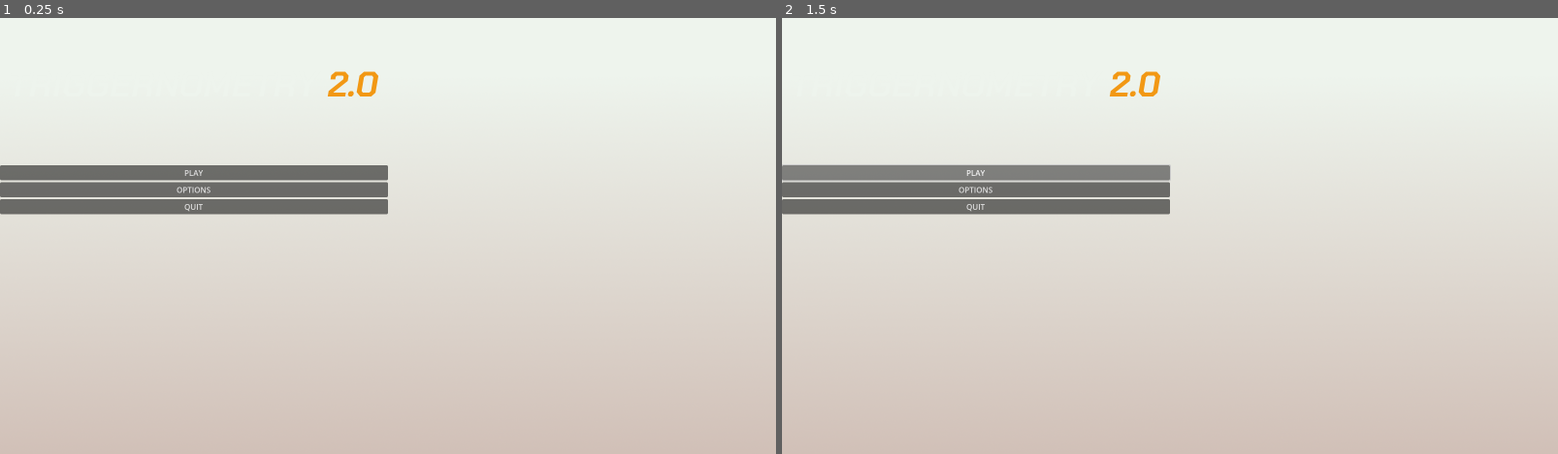
Above: before the commit, frames 1-2 (left to right).
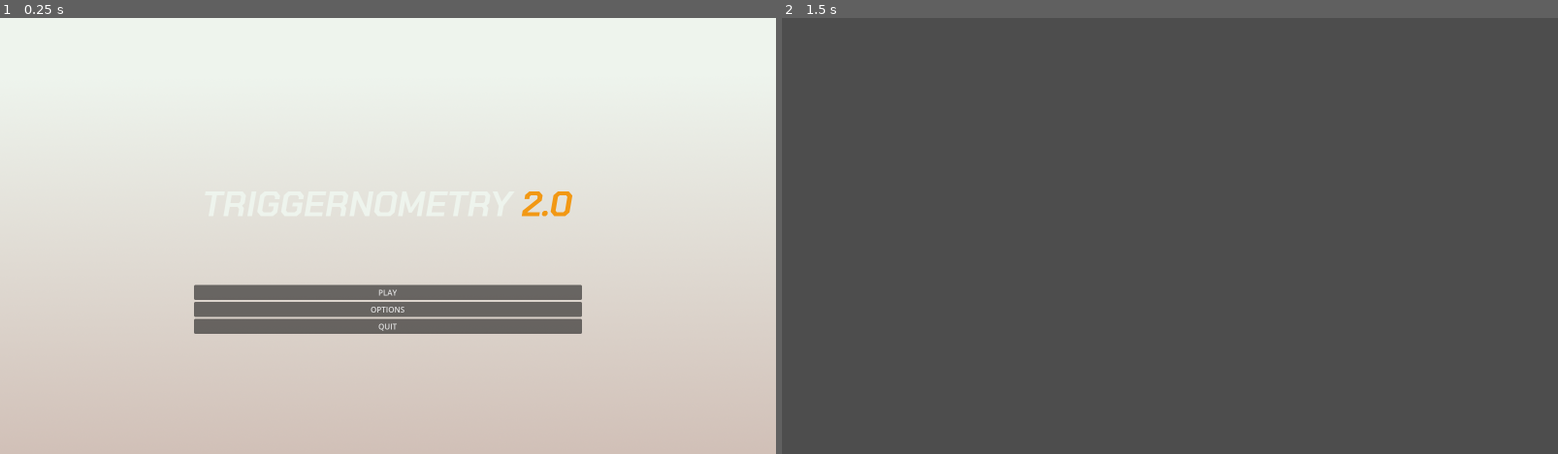
Above: after the commit, the same moments.

Repository: jan-domalaon/triggernometry-2.0
Game: Godot game, scene res://menu/menu.tscn
The game is run twice, just before and just after one commit, with the same random seed, the same clock (stepped at 60 frames per second) and the same inputs. The project has no main scene, so this scene is started directly.
Inputs (mouse positions are in pixels of both pictures, inside the frame that each line leads up to):
- Up to frame 1 (0.25 s): no input
- Up to frame 2 (1.5 s): click "OPTIONS" at 0.5 s; click (976, 174) at 1.25 s, where only the run before the commit has a clickable "PLAY"

The runs differ from the first frame. In frame 1, 11% of the frame differs, in the area x 0-75%, y 12-73%; in frame 2, 100%, in the area x 0-100%, y 0-100%.

Commit message:
Initial commit for player

Diff:
--- a/icon.svg
+++ /dev/null
@@ -1 +0,0 @@
-<svg xmlns="http://www.w3.org/2000/svg" width="128" height="128"><rect width="124" height="124" x="2" y="2" fill="#363d52" stroke="#212532" stroke-width="4" rx="14"/><g fill="#fff" transform="translate(12.322 12.322)scale(.101)"><path d="M105 673v33q407 354 814 0v-33z"/><path fill="#478cbf" d="m105 673 152 14q12 1 15 14l4 67 132 10 8-61q2-11 15-15h162q13 4 15 15l8 61 132-10 4-67q3-13 15-14l152-14V427q30-39 56-81-35-59-83-108-43 20-82 47-40-37-88-64 7-51 8-102-59-28-123-42-26 43-46 89-49-7-98 0-20-46-46-89-64 14-123 42 1 51 8 102-48 27-88 64-39-27-82-47-48 49-83 108 26 42 56 81zm0 33v39c0 276 813 276 814 0v-39l-134 12-5 69q-2 10-14 13l-162 11q-12 0-16-11l-10-65H446l-10 65q-4 11-16 11l-162-11q-12-3-14-13l-5-69z"/><path d="M483 600c0 34 58 34 58 0v-86c0-34-58-34-58 0z"/><circle cx="725" cy="526" r="90"/><circle cx="299" cy="526" r="90"/></g><g fill="#414042" transform="translate(12.322 12.322)scale(.101)"><circle cx="307" cy="532" r="60"/><circle cx="717" cy="532" r="60"/></g></svg>
--- a/menu/menu.tscn
+++ b/menu/menu.tscn
@@ -1,14 +1,19 @@
-[gd_scene load_steps=3 format=3 uid="uid://bjhu88giawsrf"]
+[gd_scene load_steps=5 format=3 uid="uid://bjhu88giawsrf"]
 
 [ext_resource type="Texture2D" uid="uid://pp2qfkushurm" path="res://menu/background.png" id="1_cg8td"]
 [ext_resource type="Texture2D" uid="uid://c068ha48l8bf4" path="res://menu/title.png" id="2_3moen"]
+[ext_resource type="Script" path="res://menu/menu_main.gd" id="2_7n4x2"]
 
-[node name="menu" type="Container"]
+[sub_resource type="Theme" id="Theme_qcy4a"]
+
+[node name="menu" type="CenterContainer"]
 anchors_preset = 15
 anchor_right = 1.0
 anchor_bottom = 1.0
 grow_horizontal = 2
 grow_vertical = 2
+size_flags_horizontal = 4
+size_flags_vertical = 4
 
 [node name="bg" type="TextureRect" parent="."]
 layout_mode = 2
@@ -16,19 +21,28 @@
 
 [node name="menu" type="VBoxContainer" parent="."]
 layout_mode = 2
+script = ExtResource("2_7n4x2")
 
 [node name="title" type="TextureRect" parent="menu"]
 layout_mode = 2
 texture = ExtResource("2_3moen")
 
-[node name="btn_play" type="Button" parent="menu"]
+[node name="VBoxContainer" type="VBoxContainer" parent="menu"]
 layout_mode = 2
+
+[node name="btn_play" type="Button" parent="menu/VBoxContainer"]
+layout_mode = 2
+theme = SubResource("Theme_qcy4a")
 text = "PLAY"
 
-[node name="btn_options" type="Button" parent="menu"]
+[node name="btn_options" type="Button" parent="menu/VBoxContainer"]
 layout_mode = 2
 text = "OPTIONS"
 
-[node name="btn_quit" type="Button" parent="menu"]
+[node name="btn_quit" type="Button" parent="menu/VBoxContainer"]
 layout_mode = 2
 text = "QUIT"
+
+[connection signal="pressed" from="menu/VBoxContainer/btn_play" to="menu" method="_on_btn_play_pressed"]
+[connection signal="pressed" from="menu/VBoxContainer/btn_options" to="menu" method="_on_btn_options_pressed"]
+[connection signal="pressed" from="menu/VBoxContainer/btn_quit" to="menu" method="_on_btn_quit_pressed"]
--- /dev/null
+++ b/menu/menu_lvl_select.tscn
@@ -0,0 +1,9 @@
+[gd_scene format=3 uid="uid://dxbmuruf3t7j0"]
+
+[node name="MenuLvlSelect" type="Control"]
+layout_mode = 3
+anchors_preset = 15
+anchor_right = 1.0
+anchor_bottom = 1.0
+grow_horizontal = 2
+grow_vertical = 2
--- /dev/null
+++ b/menu/menu_main.gd
@@ -0,0 +1,25 @@
+extends VBoxContainer
+
+
+# Called when the node enters the scene tree for the first time.
+func _ready() -> void:
+	pass # Replace with function body.
+
+
+# Called every frame. 'delta' is the elapsed time since the previous frame.
+func _process(delta: float) -> void:
+	pass
+
+
+func _on_btn_quit_pressed() -> void:
+	# Exit game
+	get_tree().quit()
+
+
+func _on_btn_options_pressed() -> void:
+	# Switch to Options menu
+	get_tree().change_scene_to_file('res://menu/menu_options.tscn')
+
+
+func _on_btn_play_pressed() -> void:
+	get_tree().change_scene_to_file('res://menu/menu_lvl_select.tscn')
--- /dev/null
+++ b/menu/menu_options.tscn
@@ -0,0 +1,9 @@
+[gd_scene format=3 uid="uid://bv1wtd4wr45rd"]
+
+[node name="MenuOptions" type="Control"]
+layout_mode = 3
+anchors_preset = 15
+anchor_right = 1.0
+anchor_bottom = 1.0
+grow_horizontal = 2
+grow_vertical = 2
--- /dev/null
+++ b/player/player.gd
@@ -0,0 +1,27 @@
+extends CharacterBody2D
+
+
+const SPEED = 300.0
+const JUMP_VELOCITY = -400.0
+
+
+export var: int player_number = 1
+
+func _physics_process(delta: float) -> void:
+	# Add the gravity.
+	if not is_on_floor():
+		velocity += get_gravity() * delta
+
+	# Handle jump.
+	if Input.is_action_just_pressed("ui_accept") and is_on_floor():
+		velocity.y = JUMP_VELOCITY
+
+	# Get the input direction and handle the movement/deceleration.
+	# As good practice, you should replace UI actions with custom gameplay actions.
+	var direction := Input.get_axis("ui_left", "ui_right")
+	if direction:
+		velocity.x = direction * SPEED
+	else:
+		velocity.x = move_toward(velocity.x, 0, SPEED)
+
+	move_and_slide()
--- /dev/null
+++ b/player/player.tscn
@@ -0,0 +1,17 @@
+[gd_scene load_steps=4 format=3 uid="uid://b4ktri58xquja"]
+
+[ext_resource type="Script" path="res://player/player.gd" id="1_3fbth"]
+[ext_resource type="Texture2D" uid="uid://ceudma1wodi4v" path="res://player/red_player.png" id="1_u1dyb"]
+
+[sub_resource type="RectangleShape2D" id="RectangleShape2D_h1gf3"]
+size = Vector2(24, 32)
+
+[node name="Player" type="CharacterBody2D"]
+script = ExtResource("1_3fbth")
+
+[node name="Sprite2D" type="Sprite2D" parent="."]
+texture_filter = 1
+texture = ExtResource("1_u1dyb")
+
+[node name="CollisionShape2D" type="CollisionShape2D" parent="."]
+shape = SubResource("RectangleShape2D_h1gf3")
--- a/project.godot
+++ b/project.godot
@@ -12,13 +12,66 @@
 
 config/name="TRIGGERNOMETRY 2.0"
 config/features=PackedStringArray("4.3", "GL Compatibility")
-config/icon="res://icon.svg"
+config/icon="res://icon.png"
 
 [display]
 
 window/size/viewport_width=1600
 window/size/viewport_height=900
 
+[input]
+
+p1_left={
+"deadzone": 0.5,
+"events": [null, Object(InputEventKey,"resource_local_to_scene":false,"resource_name":"","device":0,"window_id":0,"alt_pressed":false,"shift_pressed":false,"ctrl_pressed":false,"meta_pressed":false,"pressed":false,"keycode":0,"physical_keycode":65,"key_label":0,"unicode":0,"location":0,"echo":false,"script":null)
+]
+}
+p1_right={
+"deadzone": 0.5,
+"events": [Object(InputEventKey,"resource_local_to_scene":false,"resource_name":"","device":-1,"window_id":0,"alt_pressed":false,"shift_pressed":false,"ctrl_pressed":false,"meta_pressed":false,"pressed":false,"keycode":0,"physical_keycode":68,"key_label":0,"unicode":100,"location":0,"echo":false,"script":null)
+]
+}
+p1_jump={
+"deadzone": 0.5,
+"events": [Object(InputEventKey,"resource_local_to_scene":false,"resource_name":"","device":-1,"window_id":0,"alt_pressed":false,"shift_pressed":false,"ctrl_pressed":false,"meta_pressed":false,"pressed":false,"keycode":0,"physical_keycode":87,"key_label":0,"unicode":119,"location":0,"echo":false,"script":null)
+]
+}
+p1_drop={
+"deadzone": 0.5,
+"events": [Object(InputEventKey,"resource_local_to_scene":false,"resource_name":"","device":-1,"window_id":0,"alt_pressed":false,"shift_pressed":false,"ctrl_pressed":false,"meta_pressed":false,"pressed":false,"keycode":0,"physical_keycode":4194309,"key_label":0,"unicode":0,"location":0,"echo":false,"script":null)
+]
+}
+p1_shoot={
+"deadzone": 0.5,
+"events": [Object(InputEventKey,"resource_local_to_scene":false,"resource_name":"","device":-1,"window_id":0,"alt_pressed":false,"shift_pressed":false,"ctrl_pressed":false,"meta_pressed":false,"pressed":false,"keycode":0,"physical_keycode":69,"key_label":0,"unicode":101,"location":0,"echo":false,"script":null)
+]
+}
+p2_left={
+"deadzone": 0.5,
+"events": [Object(InputEventKey,"resource_local_to_scene":false,"resource_name":"","device":-1,"window_id":0,"alt_pressed":false,"shift_pressed":false,"ctrl_pressed":false,"meta_pressed":false,"pressed":false,"keycode":0,"physical_keycode":4194319,"key_label":0,"unicode":0,"location":0,"echo":false,"script":null)
+]
+}
+p2_right={
+"deadzone": 0.5,
+"events": [Object(InputEventKey,"resource_local_to_scene":false,"resource_name":"","device":-1,"window_id":0,"alt_pressed":false,"shift_pressed":false,"ctrl_pressed":false,"meta_pressed":false,"pressed":false,"keycode":0,"physical_keycode":4194321,"key_label":0,"unicode":0,"location":0,"echo":false,"script":null)
+]
+}
+p2_jump={
+"deadzone": 0.5,
+"events": [Object(InputEventKey,"resource_local_to_scene":false,"resource_name":"","device":-1,"window_id":0,"alt_pressed":false,"shift_pressed":false,"ctrl_pressed":false,"meta_pressed":false,"pressed":false,"keycode":0,"physical_keycode":4194320,"key_label":0,"unicode":0,"location":0,"echo":false,"script":null)
+]
+}
+p2_drop={
+"deadzone": 0.5,
+"events": [Object(InputEventKey,"resource_local_to_scene":false,"resource_name":"","device":-1,"window_id":0,"alt_pressed":false,"shift_pressed":false,"ctrl_pressed":false,"meta_pressed":false,"pressed":false,"keycode":0,"physical_keycode":4194322,"key_label":0,"unicode":0,"location":0,"echo":false,"script":null)
+]
+}
+p2_shoot={
+"deadzone": 0.5,
+"events": [Object(InputEventKey,"resource_local_to_scene":false,"resource_name":"","device":-1,"window_id":0,"alt_pressed":false,"shift_pressed":false,"ctrl_pressed":false,"meta_pressed":false,"pressed":false,"keycode":0,"physical_keycode":4194325,"key_label":0,"unicode":0,"location":0,"echo":false,"script":null)
+]
+}
+
 [rendering]
 
 renderer/rendering_method="gl_compatibility"
Binary file added: icon.png
Not shown, changed: icon.png.import
Binary file changed: player/blue_player.png
